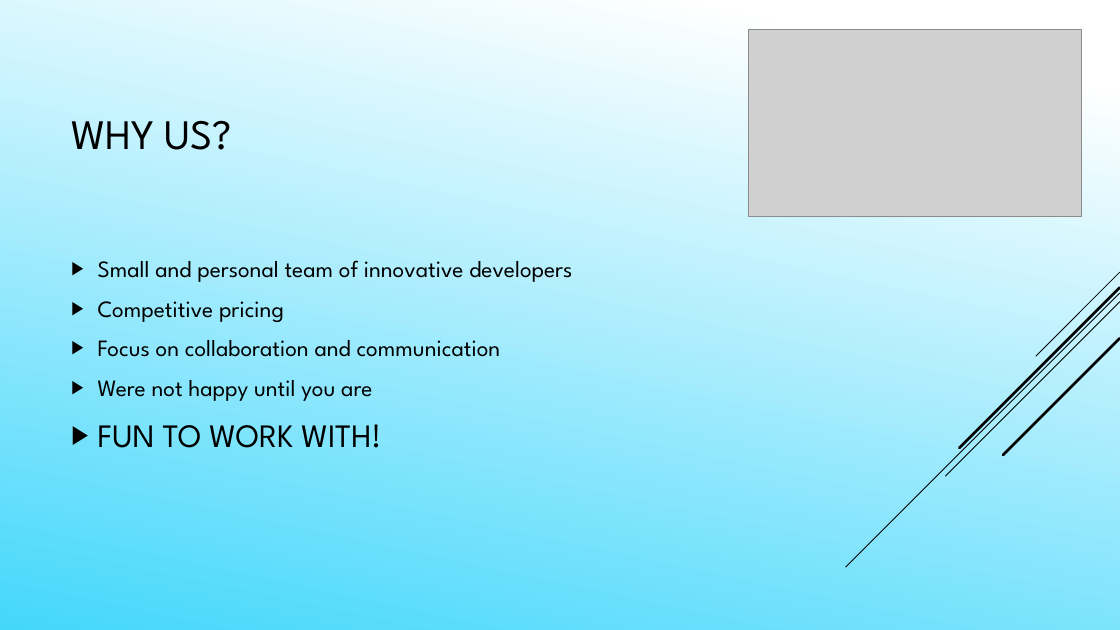
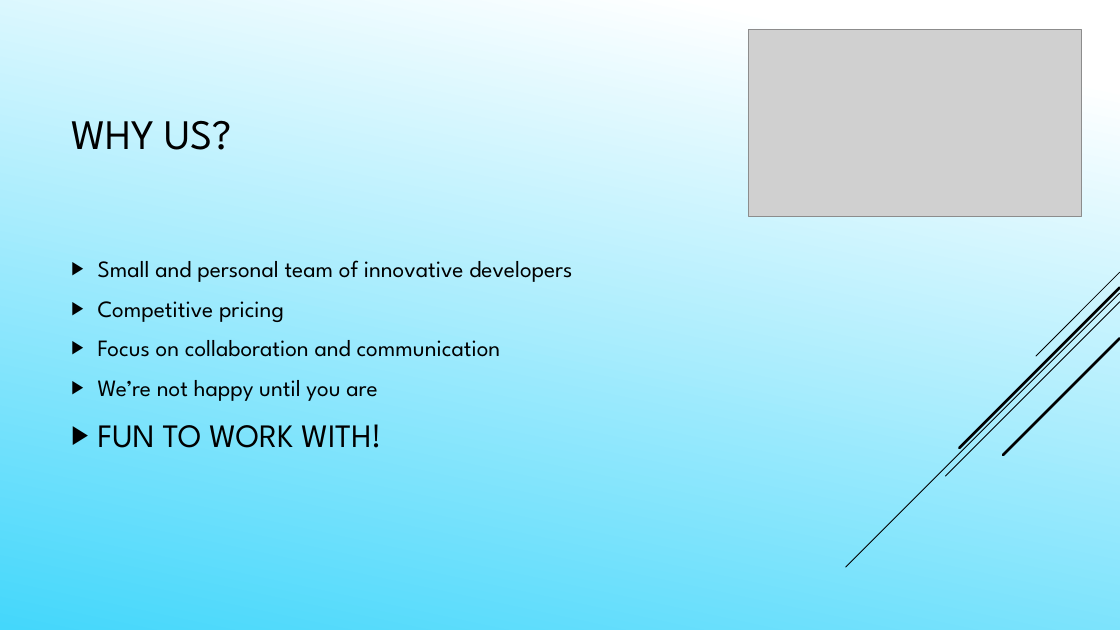
Before and after one commit to Daefikio/OOD2018Team2pro, a slide deck: slide 13 of Presentation Powerpoint.pptx. Drawn at 1120x630 pixels with LibreOffice and Linux fonts; fonts in the diff are those of the drawing; grey boxes stand for pictures. Boxes give left, top, right and bottom in pixels: in the first picture for what was removed or moved away, otherwise in the second. Text is boxed around its words. In the diff, an @@ line names an element or a change of style, - is before the commit and + after.

Commit message:
grammar improvment

```diff
--- a/Presentation Powerpoint.pptx
+++ b/Presentation Powerpoint.pptx
@@ text at (98,380,377,401): text changed @@
-▶ Were not happy until you are
+▶ We’re not happy until you are
```
